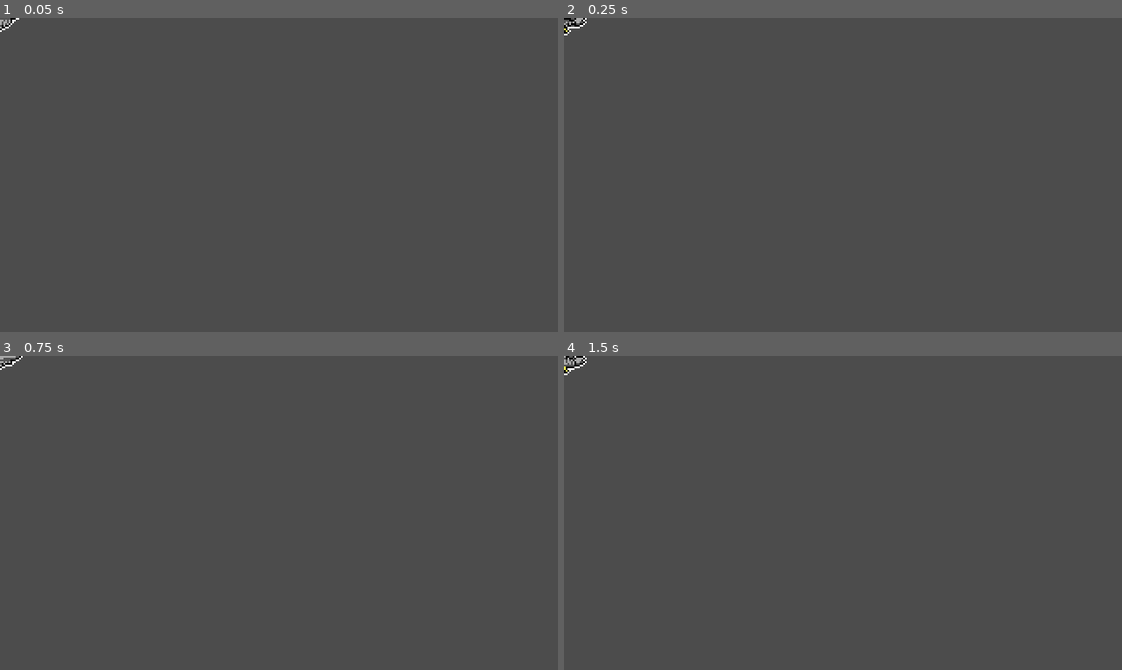
Above: before the commit, frames 1-4 (two rows, left to right).
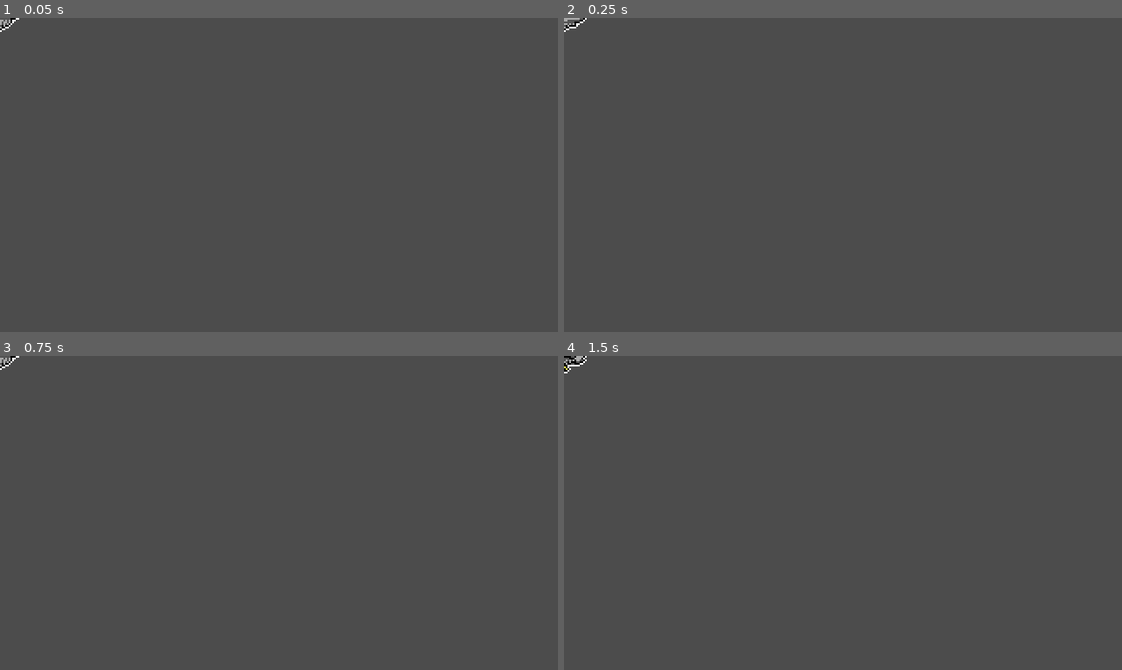
Above: after the commit, the same moments.

Repository: DissonantVoid/Project-Waterfall
Game: Godot game, scene res://scenes/objects/hazards/hazard_bird.tscn
Same seed, same stepped clock (60 frames per second), same inputs: the game is played once before the commit and once after it. This scene is started directly instead of the project's main scene.
Inputs (mouse positions are in pixels of both pictures, inside the frame that each line leads up to):
- Up to frame 1 (0.05 s): no input
- Up to frame 2 (0.25 s): no input
- Up to frame 3 (0.75 s): move the mouse to (401, 497) at 0.52 s
- Up to frame 4 (1.5 s): move the mouse to (731, 528) at 1.27 s; hold Escape (back) from 1.28 s (still down)

Frame 1 is identical in both runs. In frame 2, 0.1% of the frame differs, in the area x 0-5%, y 0-6%; in frame 3, less than 0.1%; in frame 4, 0.1%, in the area x 0-5%, y 0-7%.

Commit message:
birds can now steal characters!

Diff:
--- a/scenes/objects/character.gd
+++ b/scenes/objects/character.gd
@@ -14,9 +14,9 @@
 
 
 func _ready():
-	var characters_count : int = _sprite.texture.get_width() / _char_sprite_size
+	var characters_count : int = _sprite.texture.atlas.get_width() / _char_sprite_size
 	var char_index : int = Utility.rng.randi_range(0, characters_count-1) * _char_sprite_size
-	_sprite.region_rect.position.x = char_index
+	_sprite.texture.region.position.x = char_index
 
 	apply_central_impulse(Vector2(Utility.rng.randf_range(-100, 100), 0))
 
@@ -39,3 +39,6 @@
 
 func set_material(material : Material):
 	_sprite.material = material
+
+func get_texture() -> Texture:
+	return _sprite.texture
--- a/scenes/objects/character.tscn
+++ b/scenes/objects/character.tscn
@@ -1,10 +1,15 @@
-[gd_scene load_steps=5 format=2]
+[gd_scene load_steps=6 format=2]
 
 [ext_resource path="res://scenes/objects/character.gd" type="Script" id=1]
 [ext_resource path="res://resources/textures/characters.png" type="Texture" id=2]
 
 [sub_resource type="PhysicsMaterial" id=2]
 absorbent = true
+
+[sub_resource type="AtlasTexture" id=3]
+resource_local_to_scene = true
+atlas = ExtResource( 2 )
+region = Rect2( 0, 0, 16, 16 )
 
 [sub_resource type="CircleShape2D" id=1]
 radius = 8.0
@@ -17,9 +22,7 @@
 script = ExtResource( 1 )
 
 [node name="Sprite" type="Sprite" parent="."]
-texture = ExtResource( 2 )
-region_enabled = true
-region_rect = Rect2( 0, 0, 16, 16 )
+texture = SubResource( 3 )
 
 [node name="CollisionShape2D" type="CollisionShape2D" parent="."]
 shape = SubResource( 1 )
--- a/scenes/objects/hazards/hazard_bird.gd
+++ b/scenes/objects/hazards/hazard_bird.gd
@@ -2,6 +2,7 @@
 extends Area2D
 
 onready var _sprite : AnimatedSprite = $Sprite
+onready var _held_character_sprite : Sprite = $HeldCharacter
 onready var _warning_sprite : Sprite = $Warning
 onready var _collider : CollisionShape2D = $CollisionShape2D
 
@@ -10,6 +11,7 @@
 var _direction : Vector2
 var _x_edges : Vector2
 var _is_moving : bool = false
+var _is_holding_character : bool = false
 
 
 func setup(view_size : Vector2, min_speed : float, max_speed : float):
@@ -48,3 +50,10 @@
 		global_position += _direction * _speed * delta
 		if global_position.x < _x_edges[0] || global_position.x > _x_edges[1]:
 			queue_free()
+
+func _on_body_entered(body):
+	if body is Character && _is_holding_character == false:
+		body.queue_free()
+		_speed *= 2.0
+		_held_character_sprite.texture = body.get_texture()
+		_is_holding_character = true
--- a/scenes/objects/hazards/hazard_bird.tscn
+++ b/scenes/objects/hazards/hazard_bird.tscn
@@ -47,9 +47,13 @@
 [node name="HazardBird" type="Area2D"]
 script = ExtResource( 2 )
 
+[node name="HeldCharacter" type="Sprite" parent="."]
+position = Vector2( 0, 12 )
+rotation = -3.14159
+
 [node name="Sprite" type="AnimatedSprite" parent="."]
 frames = SubResource( 9 )
-frame = 4
+frame = 3
 playing = true
 
 [node name="CollisionShape2D" type="CollisionShape2D" parent="."]
@@ -59,3 +63,5 @@
 visible = false
 material = ExtResource( 4 )
 texture = ExtResource( 3 )
+
+[connection signal="body_entered" from="." to="." method="_on_body_entered"]
Not shown, changed: plan/TODO.txt
